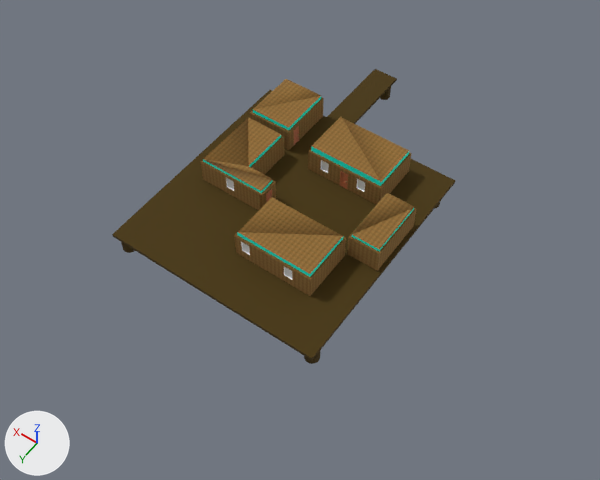
A saved change to the glTF model data/models/village_pecheurs.glb.
One viewpoint serves both versions: a camera (50 mm lens) standing at (-233.0, 310.0, 435.0) and looking at (-28.0, 24.0, -14.0). Every picture has the same lights, and +X, +Y and +Z are marked at lower left. Where no turn or scale is listed for an object, it has been applied to the vertices. Vertices at the same position are counted once.

The first picture shows 'Village_pecheurs'.
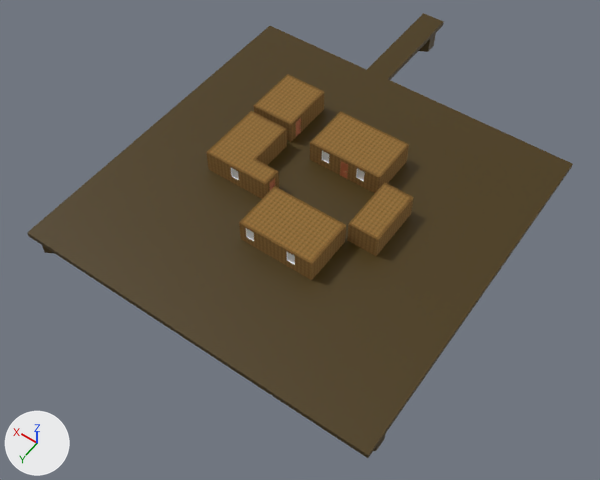
Boxes (x1, y1, x2, y2) around the edits, measured in the pictures (600 x 480 px; the box of a moved part takes in the faces that stretch with it):
'Village_pecheurs', reshaped (59% wider, 51% taller): before (112, 69, 455, 364); after (27, 13, 573, 458)
part 1 of me_village_pecheurs, moved or reshaped: before (340, 171, 348, 185); after (340, 161, 348, 176)
part 2 of me_village_pecheurs, moved or reshaped: before (340, 172, 347, 189); after (341, 162, 347, 179)
part 3 of me_village_pecheurs, moved or reshaped: before (267, 191, 272, 201); after (270, 180, 275, 190)
part 4 of me_village_pecheurs, moved or reshaped: before (294, 127, 298, 145); after (296, 120, 300, 136)
part 5 of me_village_pecheurs, rebuilt: before (234, 197, 346, 296); after (239, 186, 346, 280)
part 6 of me_village_pecheurs, rebuilt (7% shorter): before (308, 117, 412, 205); after (310, 111, 409, 193)
part 7 of me_village_pecheurs, rebuilt: before (347, 194, 416, 271); after (347, 183, 414, 256)
part 8 of me_village_pecheurs, rebuilt (59% wider, 58% taller): before (112, 79, 455, 360); after (27, 13, 573, 458)
part 9 of me_village_pecheurs, deleted (brown): before (121, 69, 440, 364)
part 10 of me_village_pecheurs, built on: before (201, 79, 324, 210); after (206, 74, 411, 290)
part 11 of me_village_pecheurs, added: after (374, 433, 386, 451)
part 12 of me_village_pecheurs, added: after (419, 33, 436, 52)

The edits, one by one:
Material 'Material.003' (mat_material_003) is new.
Its texture is img_image_2.
me_village_pecheurs is used by ob_village_pecheurs; location (0.0, 0.0, 0.0).
me_village_pecheurs had 5820 vertices, 11138 faces and spanned x -98.0..59.0, y -125.0..109.0, z -2.0..39.0.
me_village_pecheurs now has 5565 vertices, 10672 faces and spans x -157.0..99.0, y -198.0..143.0, z -4.0..39.0.
me_village_pecheurs part 1: the loose piece of 56 vertices spanning x -43.0..-37.0, y -11.0..-10.0, z 17.0..32.0 is moved by (2.0, -3.0, 5.0).
me_village_pecheurs part 2: the loose piece of 328 vertices spanning x -43.0..-38.0, y -11.0..-10.0, z 17.0..31.0 is moved by (2.0, -3.0, 6.0).
me_village_pecheurs part 3: the loose piece of 328 vertices spanning x -10.0..-9.0, y 30.0..35.0, z 17.0..31.0 is moved by (1.0, -5.0, 6.0).
me_village_pecheurs part 4: the loose piece of 328 vertices spanning x 10.0..11.0, y -28.0..-23.0, z 17.0..31.0 is moved by (0.0, -3.0, 6.0).
me_village_pecheurs part 5: the loose piece of 109 vertices spanning x -73.0..-16.0, y 37.0..75.0, z 17.0..37.0 is rebuilt with 96 vertices and now spans x -69.0..-14.0, y 32.0..68.0, z 23.0..39.0, in mat_wall_1_2 (picture img_image_0).
me_village_pecheurs part 6: the loose piece of 102 vertices spanning x -68.0..-11.0, y -48.0..-10.0, z 17.0..39.0 is rebuilt with 96 vertices and now spans x -65.0..-10.0, y -50.0..-13.0, z 23.0..39.0, in mat_wall_1_2 (picture img_image_0).
me_village_pecheurs part 7: the loose piece of 42 vertices spanning x -96.0..-73.0, y -8.0..35.0, z 17.0..34.0 is rebuilt with 42 vertices and now spans x -91.0..-69.0, y -11.0..30.0, z 23.0..39.0.
me_village_pecheurs part 8: the loose piece of 22 vertices spanning x -98.0..59.0, y -125.0..109.0, z 14.0..16.0 is rebuilt with 20 vertices and now spans x -157.0..99.0, y -198.0..143.0, z 19.0..23.0, in mat_material_003 (picture img_image_2).
me_village_pecheurs part 9: 34 loose pieces with 1944 vertices, spanning x -97.0..57.0, y -125.0..108.0, z -2.0..37.0, are deleted.
me_village_pecheurs part 10: 9 vertices moved within x 25.0..40.0, y -58.0..11.0, z 28.0..29.0; 564 vertices removed from x -10.0..43.0, y -58.0..39.0, z 17.0..37.0; 2226 vertices added at x -90.0..96.0, y -105.0..68.0, z -4.0..39.0.
me_village_pecheurs part 11: 12 vertices added at x -156.0..-140.0, y 117.0..134.0, z 2.0..20.0.
me_village_pecheurs part 12: 12 vertices added at x -8.0..7.0, y -194.0..-176.0, z 3.0..21.0.
me_village_pecheurs no longer uses material mat_material_001 (picture img_image_2).
me_village_pecheurs now uses material mat_material_003 (picture img_image_2).
